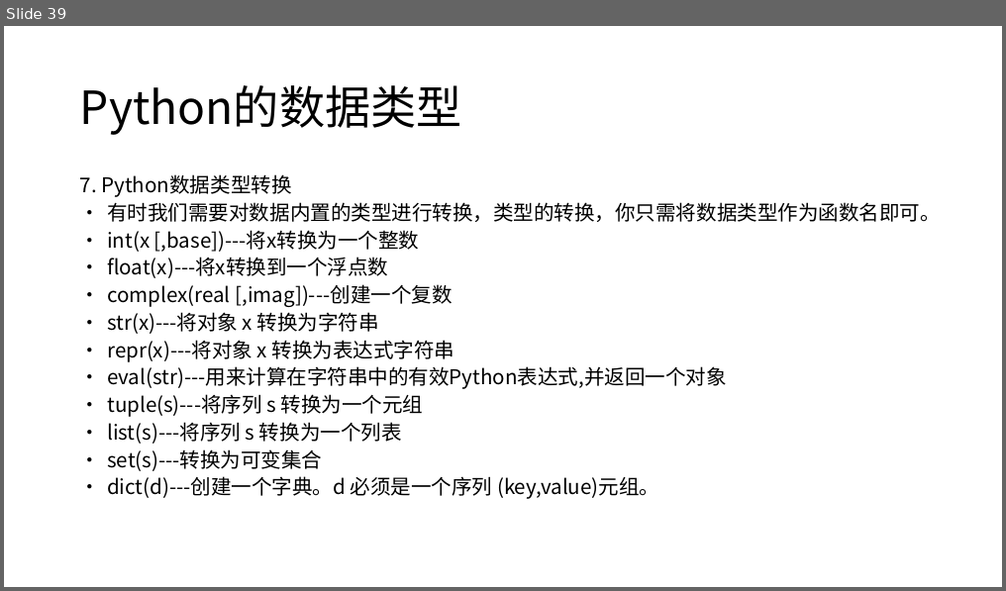
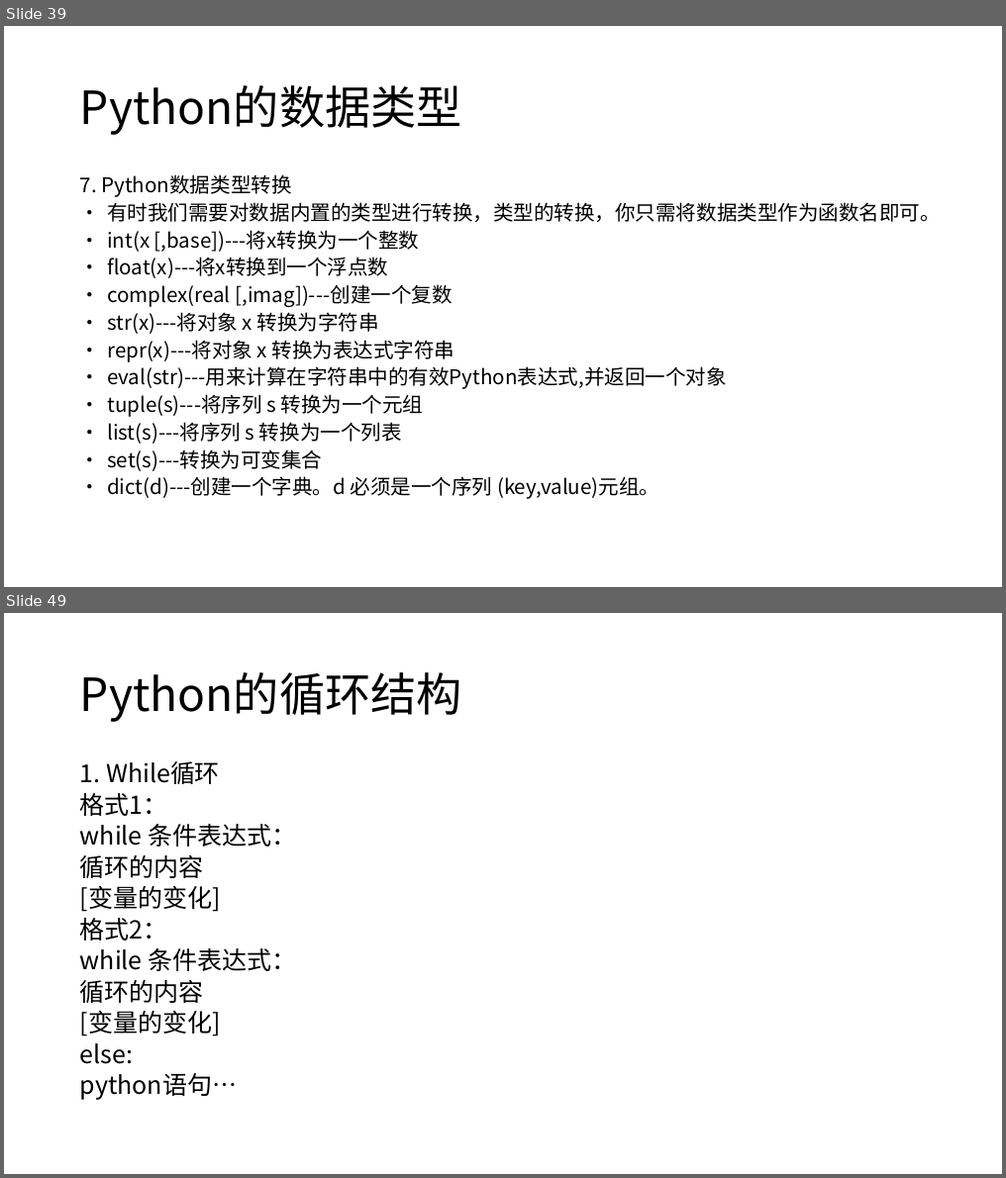
Before and after one commit to kurtchen1988/pythonTec, a slide deck: PPT/Python01.pptx. Shown one above the other, each under a label of ours: slide 39 before the commit, slides 39 and 49 after it; the slides between them are not shown. The pictures are 1006x591 and 1006x1178 pixels, drawn with LibreOffice and Linux fonts; fonts in the diff are those of the drawing. Boxes give left, top, right and bottom in pixels: in the first picture for what was removed or moved away, otherwise in the second. Text is boxed around its words. In the diff, an @@ line names an element or a change of style, - is before the commit and + after.

```diff
--- a/PPT/Python01.pptx
+++ b/PPT/Python01.pptx
@@ slide 49 added at (x1=4, y1=613, x2=1002, y2=1174), background #FFFFFF @@
@@ title added at (x1=80, y1=672, x2=462, y2=722), 44 pt, text #000000 @@
+Python的循环结构
@@ text added at (x1=80, y1=761, x2=296, y2=1100), 23.8 pt, text #000000 @@
+1. While循环
+格式1：
+while 条件表达式：
+循环的内容
+[变量的变化]
+格式2：
+while 条件表达式：
+循环的内容
+[变量的变化]
+else:
+python语句…
```
Also in this commit, not shown: 2 slides changed, 14 other slides added, 3 other files.
